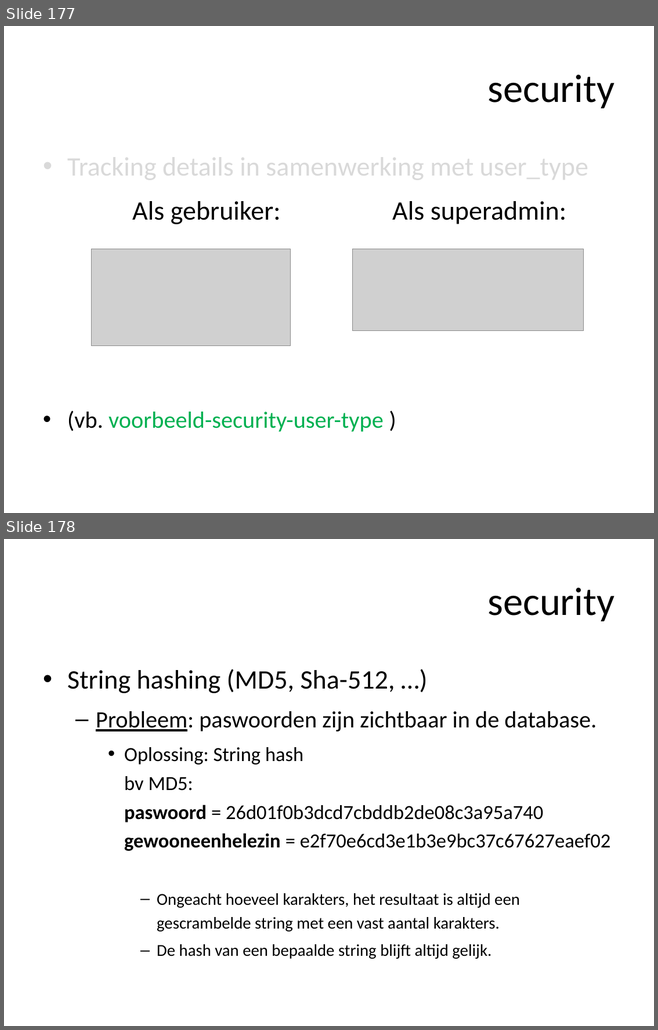
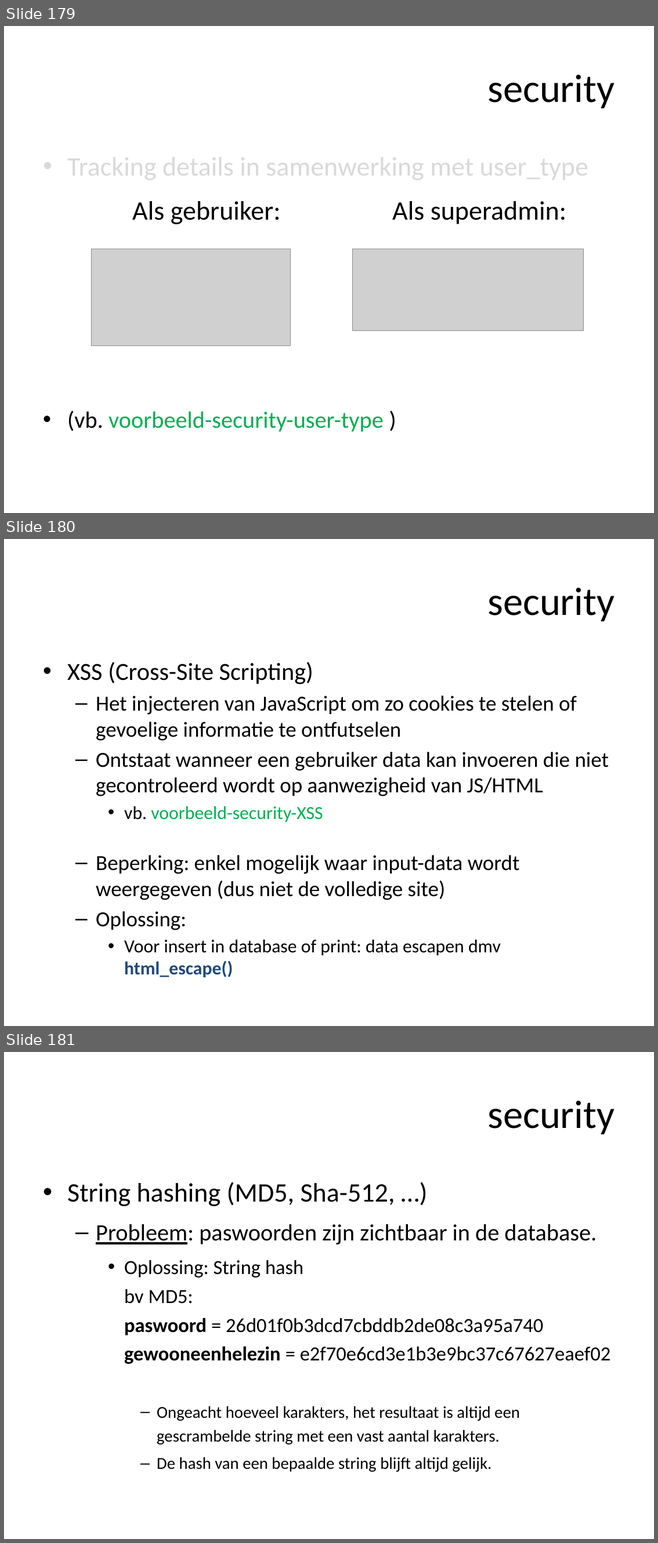
Before and after one commit to ajkea/web-backend-1, a slide deck: public/cursus/web-backend-cursus.pptx. Shown one above the other, each under a label of ours: slides 177 and 178 before the commit, slides 179, 180 and 181 after it. The pictures are 658x1030 and 658x1543 pixels, drawn with LibreOffice and Linux fonts; fonts in the diff are those of the drawing; grey boxes stand for pictures. Boxes give left, top, right and bottom in pixels: in the first picture for what was removed or moved away, otherwise in the second. Text is boxed around its words. In the diff, an @@ line names an element or a change of style, - is before the commit and + after.

Commit message:
add XSS voorbeeld

```diff
--- a/public/cursus/web-backend-cursus.pptx
+++ b/public/cursus/web-backend-cursus.pptx
@@ slide 180 added at [4,539,654,1026], background #FFFFFF @@
@@ title added at [487,588,614,621], 44 pt, text #000000 @@
+security
@@ text added at [67,662,608,977], 23.8 pt, text #000000 @@
+• XSS (Cross-Site Scripting)
+  – Het injecteren van JavaScript om zo cookies te stelen of gevoelige informatie te ontfutselen
+  – Ontstaat wanneer een gebruiker data kan invoeren die niet gecontroleerd wordt op aanwezigheid van JS/HTML
+    • vb. voorbeeld-security-XSS
+  – Beperking: enkel mogelijk waar input-data wordt weergegeven (dus niet de volledige site)
+  – Oplossing:
+    • Voor insert in database of print: data escapen dmv html_escape()
@@ what was slide 177 is now slide 179 @@
@@ what was slide 178 is now slide 181 @@
```
Also in this commit, not shown: 1 slide changed, 2 other slides added, 3 other files.
